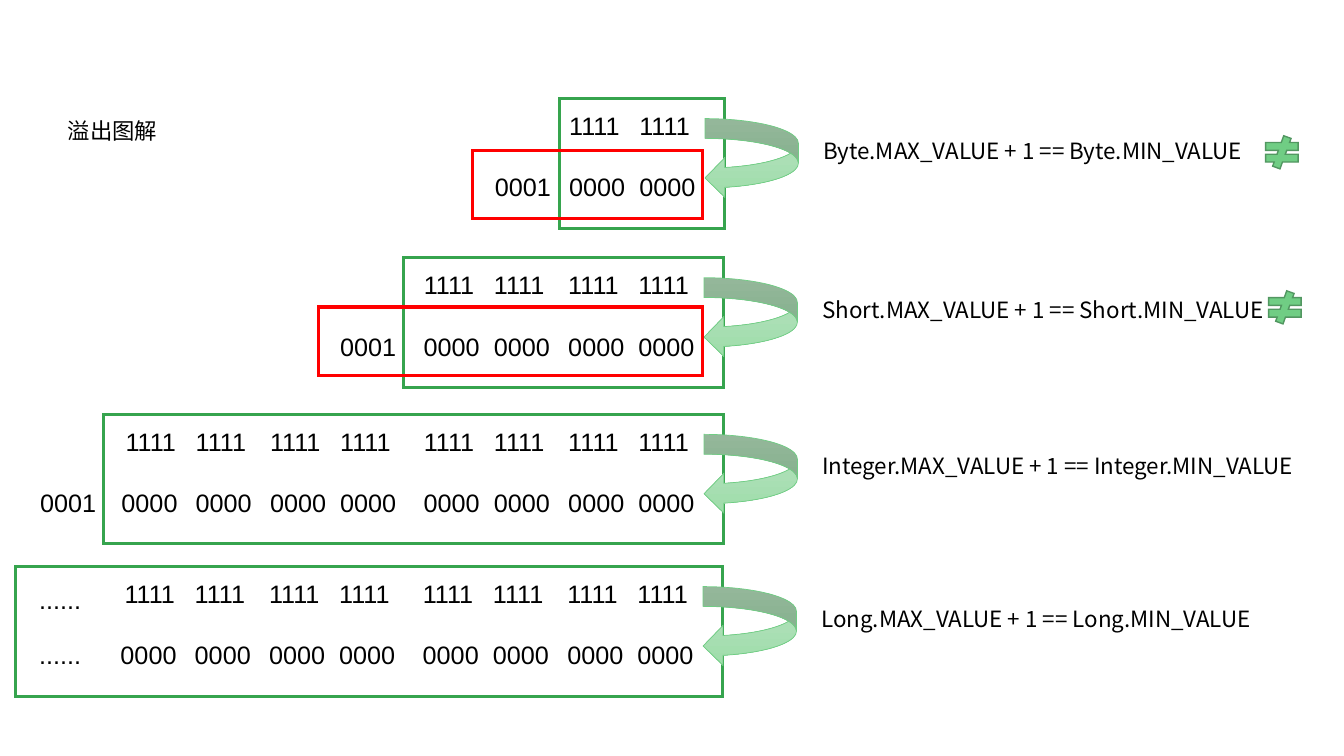
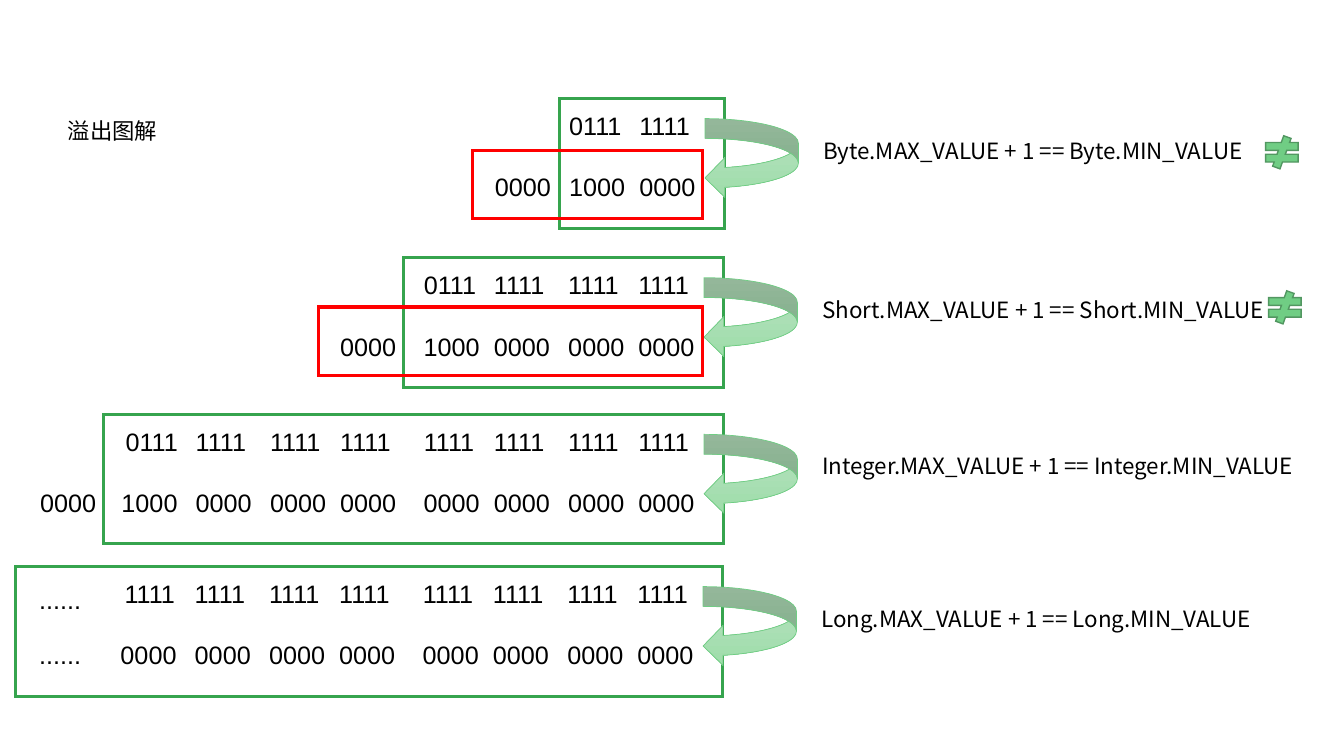
Before and after one commit to linkknown/PPT, a slide deck: slide 28 of 基础PPT/第1章：Java编程基础.pptx. Drawn at 1344x756 pixels with LibreOffice and Linux fonts; fonts in the diff are those of the drawing; background and template pictures are left out. Boxes give left, top, right and bottom in pixels: in the first picture for what was removed or moved away, otherwise in the second. Text is boxed around its words. In the diff, an @@ line names an element or a change of style, - is before the commit and + after.

```diff
--- a/基础PPT/第1章：Java编程基础.pptx
+++ b/基础PPT/第1章：Java编程基础.pptx
@@ text at box(569, 117, 621, 136): text changed @@
-1111
+0111
@@ text "0000": place and size @@
-text "0000" at box(569, 178, 625, 197)
+text "0000" at box(495, 178, 551, 197)
@@ text removed at box(495, 178, 551, 197) @@
-0001
@@ text added at box(569, 178, 625, 197), 18 pt, text #000000 @@
+1000
@@ text at box(424, 276, 476, 295): text changed @@
-1111
+0111
@@ text "0000": place and size @@
-text "0000" at box(424, 338, 480, 357)
+text "0000" at box(340, 338, 396, 357)
@@ text removed at box(340, 338, 396, 357) @@
-0001
@@ text added at box(424, 338, 480, 357), 18 pt, text #000000 @@
+1000
@@ text at box(126, 433, 178, 452): text changed @@
-1111
+0111
@@ text "0000": place and size @@
-text "0000" at box(121, 494, 177, 513)
+text "0000" at box(40, 494, 96, 513)
@@ text removed at box(40, 494, 96, 513) @@
-0001
@@ text added at box(121, 494, 177, 513), 18 pt, text #000000 @@
+1000
```
Also in this commit, not shown: 7 other slides changed.
